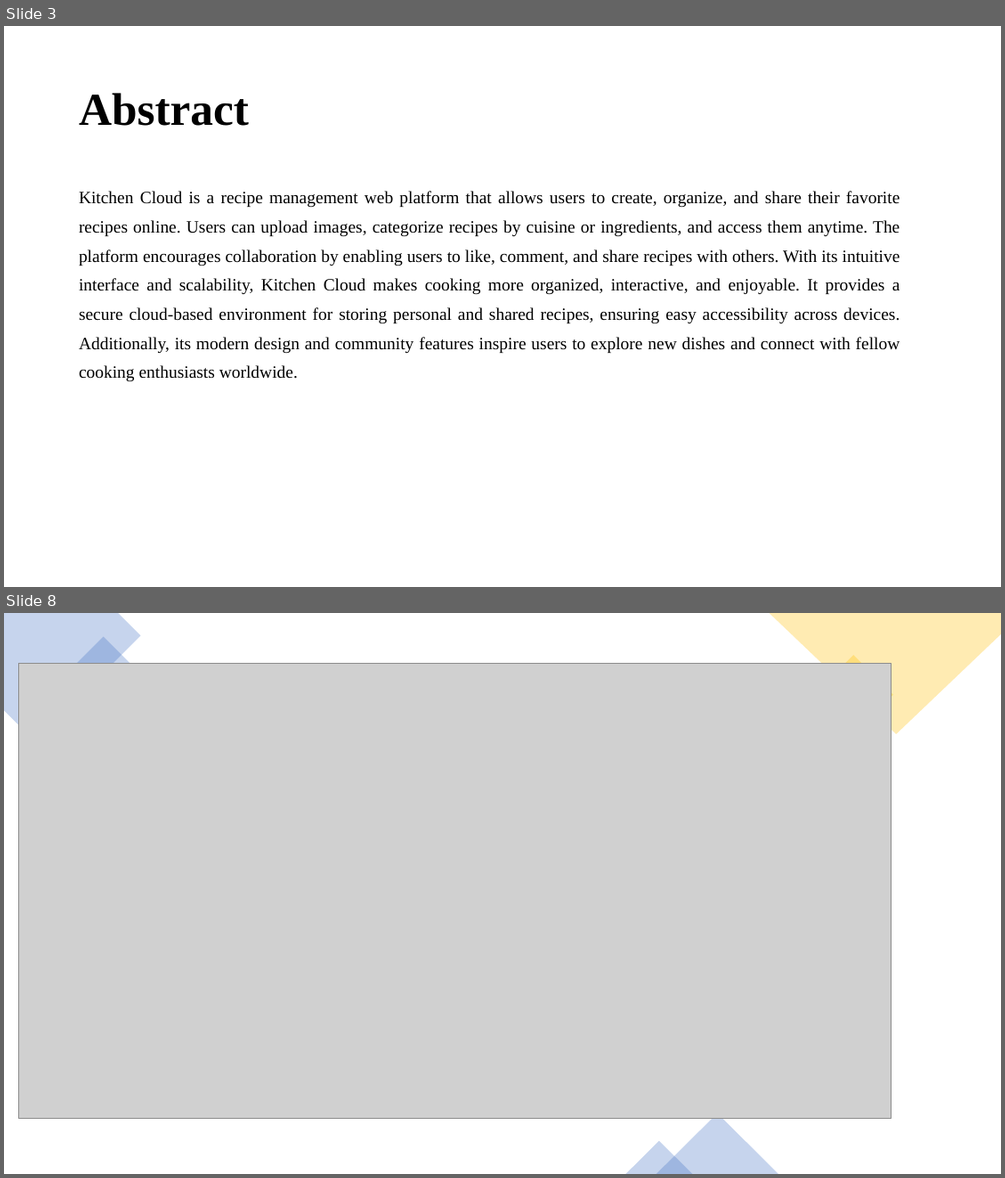
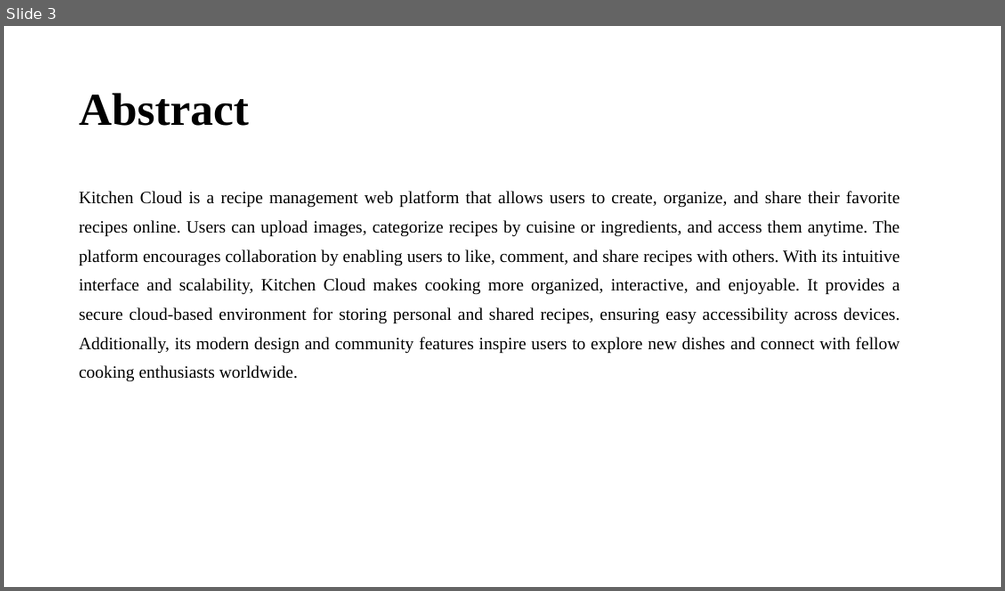
Before and after one commit to pabolukaruna7/kc, a slide deck: c13.pptx. Shown one above the other, each under a label of ours: slides 3 and 8 before the commit, slide 3 after it; the slides between them are not shown. The pictures are 1005x1178 and 1005x591 pixels, drawn with LibreOffice and Linux fonts; fonts in the diff are those of the drawing; grey boxes stand for pictures. Boxes give left, top, right and bottom in pixels: in the first picture for what was removed or moved away, otherwise in the second. Text is boxed around its words. In the diff, an @@ line names an element or a change of style, - is before the commit and + after.

```diff
--- a/c13.pptx
+++ b/c13.pptx
@@ slide 8 removed at (4, 613, 1001, 1174), background #FFFFFF @@
@@ freeform shape removed at (4, 613, 141, 741) @@
@@ rectangle removed at (66, 636, 141, 711) @@
@@ freeform shape removed at (769, 613, 1001, 734) @@
@@ picture removed at (19, 663, 890, 1119) @@
@@ rectangle removed at (814, 655, 893, 734) @@
@@ triangle removed at (656, 1113, 778, 1174) @@
@@ triangle removed at (626, 1141, 693, 1174) @@
```
Also in this commit, not shown: 2 slides changed, 8 slides added, 5 other slides removed.
